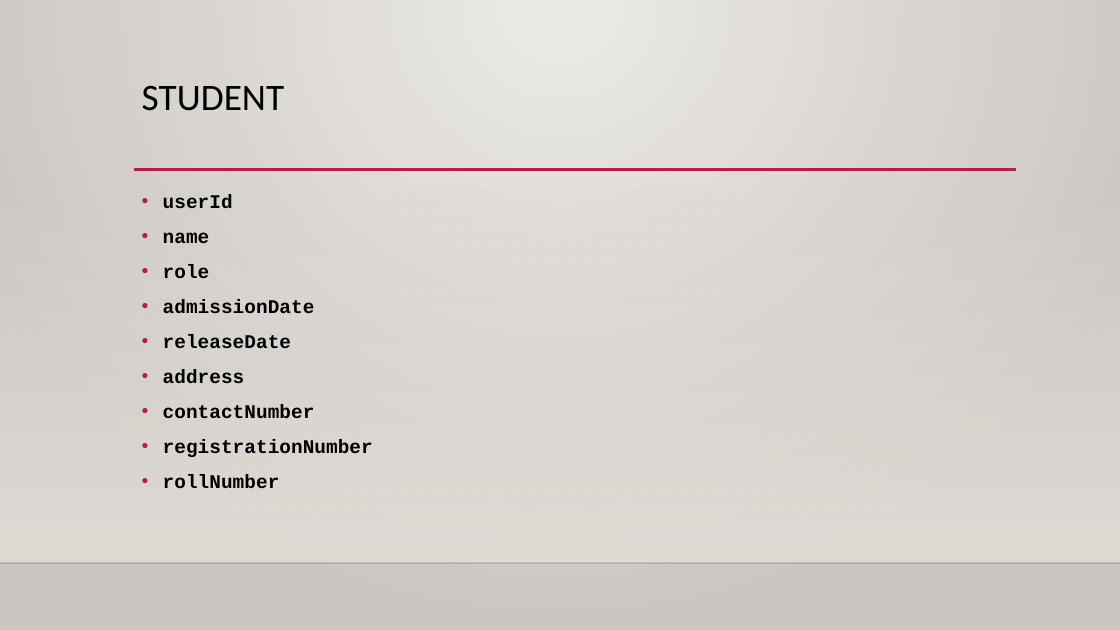
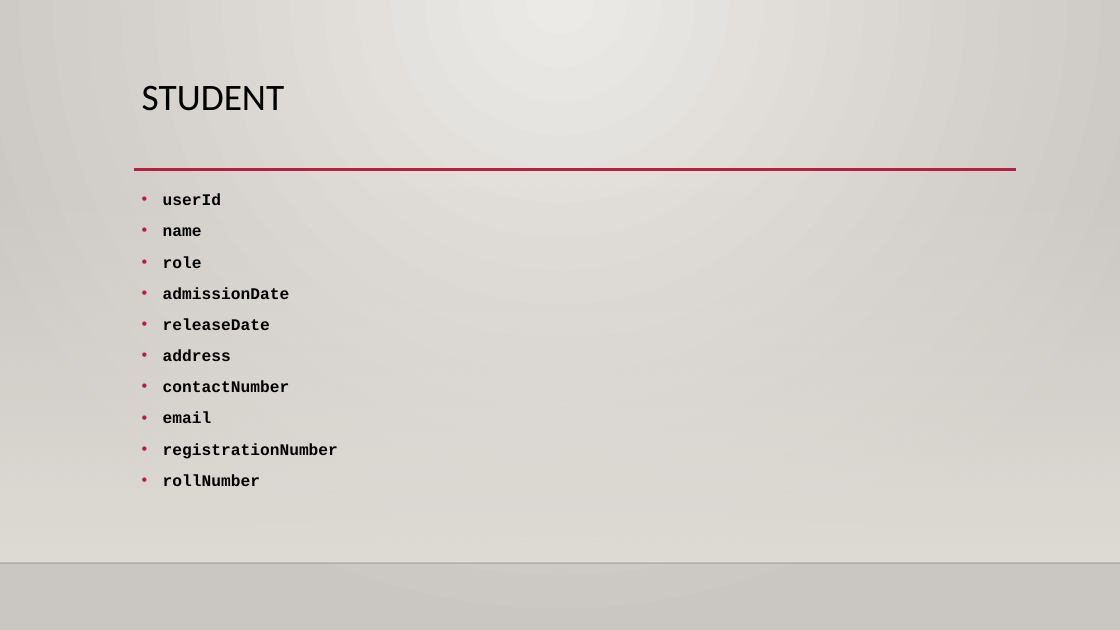
Before and after one commit to shuvenduofflinexoriant/Java_Case_study, a slide deck: slide 8 of PPT/Library management system.pptx. Drawn at 1120x630 pixels with LibreOffice and Linux fonts; fonts in the diff are those of the drawing; background and template pictures are left out. Boxes give left, top, right and bottom in pixels: in the first picture for what was removed or moved away, otherwise in the second. Text is boxed around its words. In the diff, an @@ line names an element or a change of style, - is before the commit and + after.

```diff
--- a/PPT/Library management system.pptx
+++ b/PPT/Library management system.pptx
@@ text at [163, 193, 338, 486]: size 16.6 to 13.9 pt @@
@@ text at [163, 411, 212, 423]: paragraph added @@
+• email
```
Also in this commit, not shown: 4 other slides changed, 1 slide added, 2 other files.
